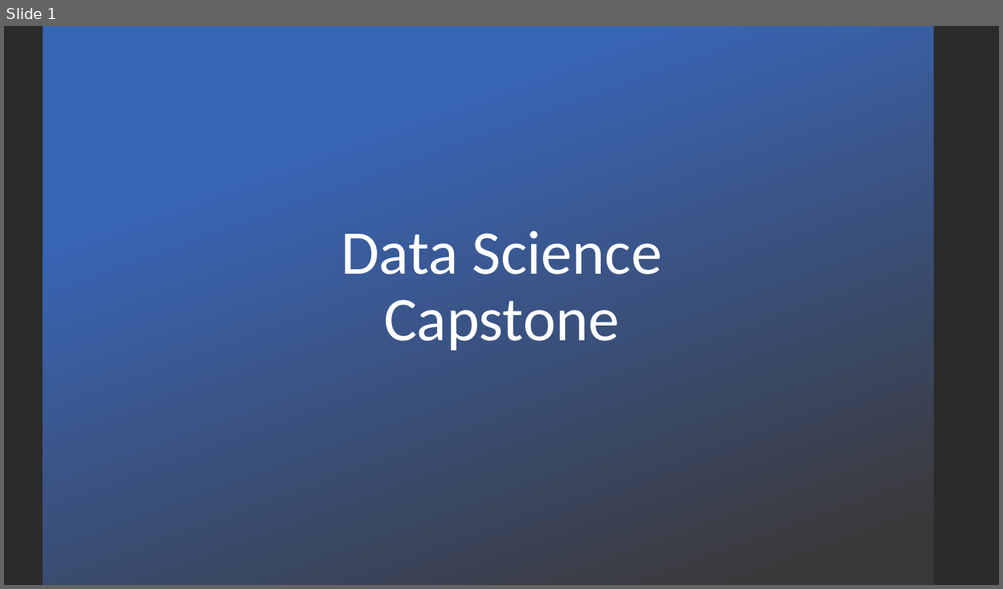
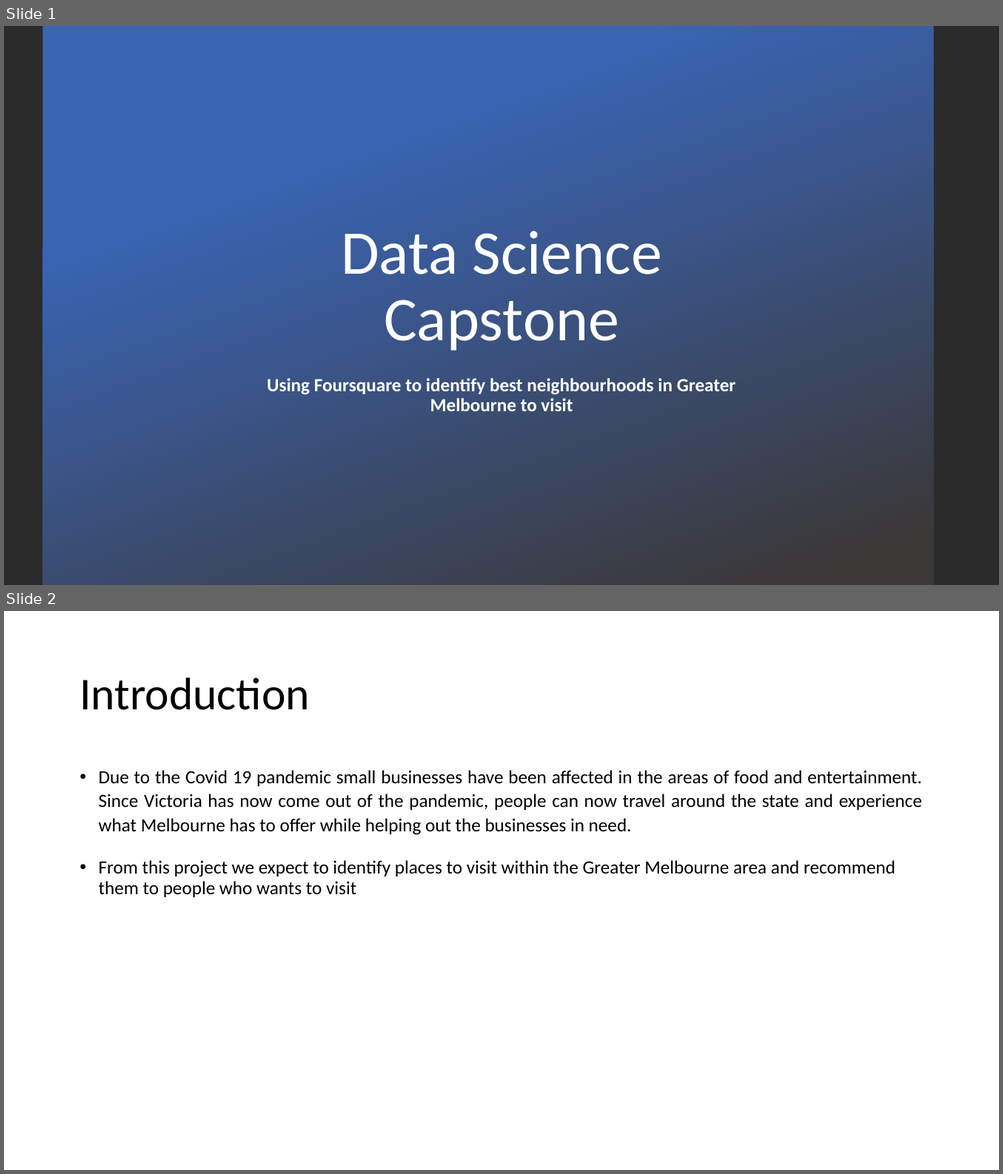
Before and after one commit to KIGet/IBM_DataScience_Capstone, a slide deck: Final Report.pptx. Shown one above the other, each under a label of ours: slide 1 before the commit, slides 1 and 2 after it. The pictures are 1003x589 and 1003x1174 pixels, drawn with LibreOffice and Linux fonts; fonts in the diff are those of the drawing; background and template pictures are left out; a plain dark background stands for a picture behind light text. Boxes give left, top, right and bottom in pixels: in the first picture for what was removed or moved away, otherwise in the second. Text is boxed around its words. In the diff, an @@ line names an element or a change of style, - is before the commit and + after.

```diff
--- a/Final Report.pptx
+++ b/Final Report.pptx
@@ slide 2 added at [4,611,999,1170], background #FFFFFF @@
@@ title added at [79,678,310,710], 44 pt, text #000000 @@
+Introduction
@@ text added at [99,770,922,897], 18 pt, text #000000 @@
+• Due to the Covid 19 pandemic small businesses have been affected in the areas of food and entertainment. Since Victoria has now come out of the pandemic, people can now travel around the state and experience what Melbourne has to offer while helping out the businesses in need.
+• From this project we expect to identify places to visit within the Greater Melbourne area and recommend them to people who wants to visit
@@ slide 1 changed as well @@
@@ subtitle added at [267,378,736,412], 18 pt, text #FFFFFF, bold @@
+Using Foursquare to identify best neighbourhoods in Greater Melbourne to visit
```
Also in this commit, not shown: 6 other slides added.
